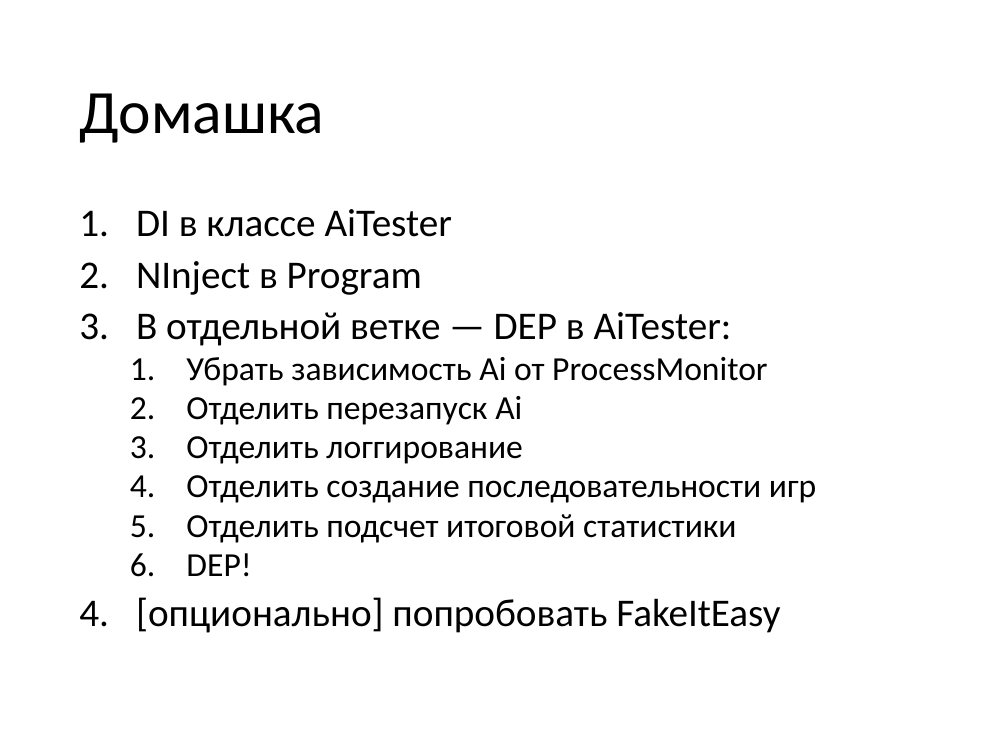
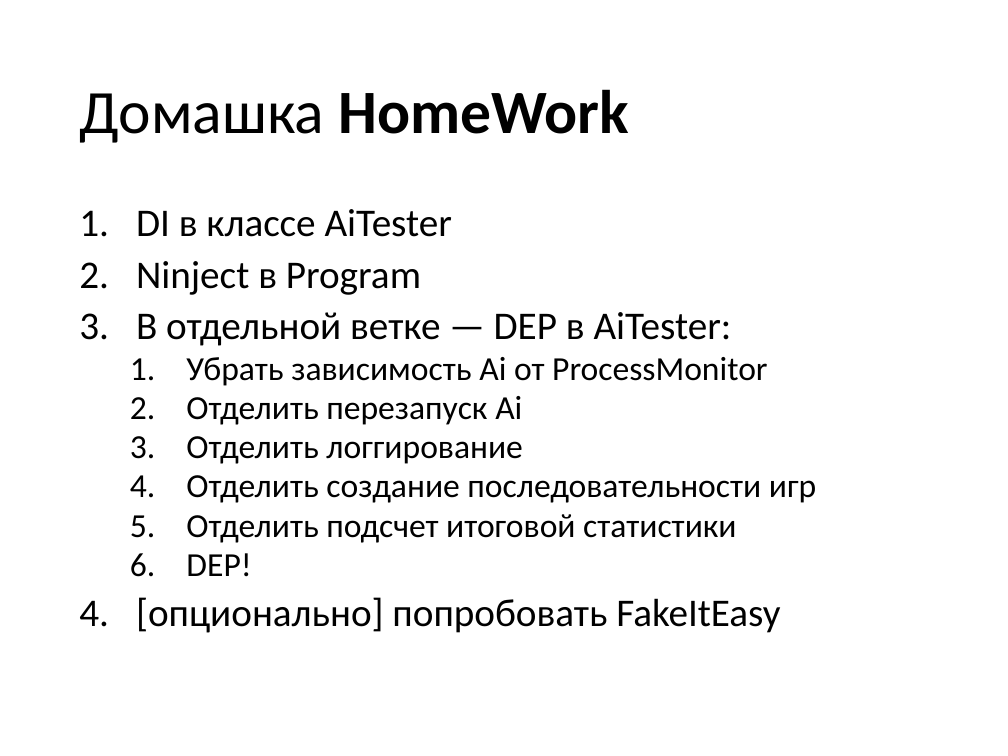
Before and after one commit to valertron/design, a slide deck: slide 94 of Design.pptx. Drawn at 1008x756 pixels with LibreOffice and Linux fonts; fonts in the diff are those of the drawing. Boxes give left, top, right and bottom in pixels: in the first picture for what was removed or moved away, otherwise in the second. Text is boxed around its words. In the diff, an @@ line names an element or a change of style, - is before the commit and + after.

```diff
--- a/Design.pptx
+++ b/Design.pptx
@@ title at <box>79,89,629,143</box>: text changed; bold on @@
-Домашка
+Домашка HomeWork
@@ text at <box>136,261,421,295</box>: text changed @@
-2. NInject в Program
+2. Ninject в Program
```
Also in this commit, not shown: 3 other slides changed.
